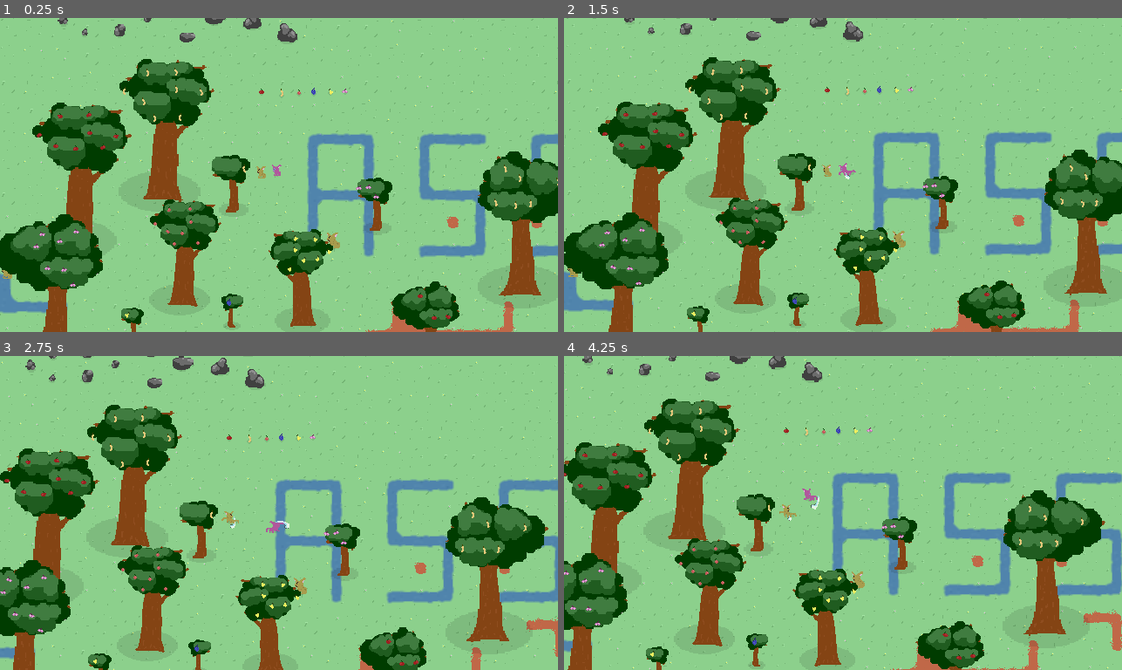
Above: before the commit, frames 1-4 (two rows, left to right).
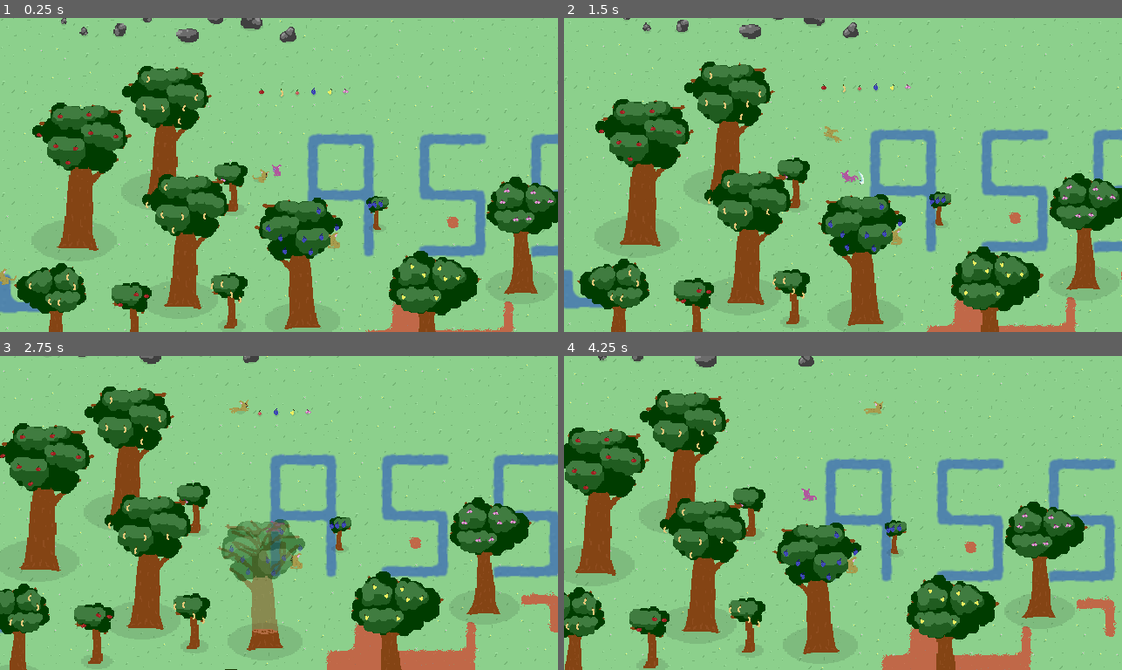
Above: after the commit, the same moments.

Repository: pusio/gamejam-acerola0-aberration
Game: Godot game, scene res://scenes/Game.tscn
The game is run twice, just before and just after one commit, with the same random seed, the same clock (stepped at 60 frames per second) and the same inputs. Sound files missing from this copy of the repository are replaced by a short silence.
Inputs (mouse positions are in pixels of both pictures, inside the frame that each line leads up to):
- Up to frame 1 (0.25 s): no input
- Up to frame 2 (1.5 s): move the mouse to (965, 159) at 0.52 s; press the mouse at (965, 159) at 0.53 s; hold D (right) 0.53-1.28 s; move the mouse to (731, 190) at 1.27 s; release the mouse at (731, 190) at 1.28 s; hold S (down) from 1.28 s (still down); click (731, 190) at 1.35 s
- Up to frame 3 (2.75 s): move the mouse to (334, 443) at 2.02 s; release S (down) at 2.03 s; press the mouse at (334, 443) at 2.03 s; hold D (right) from 2.03 s (still down)
- Up to frame 4 (4.25 s): move the mouse to (815, 575) at 2.77 s; release D (right) at 2.78 s; release the mouse at (815, 575) at 2.78 s; hold W (up) 2.78-3.53 s; click (815, 575) at 2.85 s; move the mouse to (1010, 560) at 3.52 s; press the mouse at (1010, 560) at 3.53 s; hold A (left) from 3.53 s (still down); tap F11 (toggle_fullscreen) at 4.15 s

The runs differ from the first frame. In frame 1, 19% of the frame differs, in the area x 0-100%, y 0-100%; in frame 2, 26%; in frame 3, 38%; in frame 4, 36%.

Commit message:
Slain beasts drop meat, AI avoids cannibalism, added 4 boss buffs, implemented players death

Diff:
--- /dev/null
+++ b/game/objects/audio/Wierd.tscn
@@ -0,0 +1,6 @@
+[gd_scene load_steps=2 format=3 uid="uid://hmc4hwy0xsnp"]
+
+[ext_resource type="AudioStream" uid="uid://bmyiotoxrcd6f" path="res://misc/sound/wierd.wav" id="1_7o6ws"]
+
+[node name="Audio2D" type="AudioStreamPlayer2D"]
+stream = ExtResource("1_7o6ws")
--- /dev/null
+++ b/game/objects/collectables/meat/boar.tscn
@@ -0,0 +1,34 @@
+[gd_scene load_steps=5 format=3 uid="uid://d1ji5onxjrvbd"]
+
+[ext_resource type="Script" path="res://scripts/objects/Food.gd" id="1_pmjur"]
+[ext_resource type="Texture2D" uid="uid://bh4arvj2h0eig" path="res://textures/objects.png" id="2_ayiil"]
+[ext_resource type="Script" path="res://scripts/Unrotate.gd" id="3_ilgra"]
+
+[sub_resource type="CircleShape2D" id="CircleShape2D_2pgvy"]
+radius = 12.0416
+
+[node name="Meat" type="Area2D"]
+script = ExtResource("1_pmjur")
+nutrition = 14
+ownerSpiecies = "boar"
+randomSize = Vector2(0.8, 1.2)
+dropSpread = 50.0
+
+[node name="Sprite" type="Sprite2D" parent="."]
+texture = ExtResource("2_ayiil")
+centered = false
+offset = Vector2(-10, -7)
+region_enabled = true
+region_rect = Rect2(123, 236, 19, 12)
+
+[node name="-Shadow" type="Sprite2D" parent="."]
+z_index = -10
+position = Vector2(0, 1)
+scale = Vector2(1.5, 1)
+texture = ExtResource("2_ayiil")
+region_enabled = true
+region_rect = Rect2(52, 7, 12, 12)
+script = ExtResource("3_ilgra")
+
+[node name="Collision" type="CollisionShape2D" parent="."]
+shape = SubResource("CircleShape2D_2pgvy")
--- /dev/null
+++ b/game/objects/collectables/meat/ocelot.tscn
@@ -0,0 +1,34 @@
+[gd_scene load_steps=5 format=3 uid="uid://c88qtp1fsyy6"]
+
+[ext_resource type="Script" path="res://scripts/objects/Food.gd" id="1_ohe8x"]
+[ext_resource type="Texture2D" uid="uid://bh4arvj2h0eig" path="res://textures/objects.png" id="2_8m0kg"]
+[ext_resource type="Script" path="res://scripts/Unrotate.gd" id="3_3eebd"]
+
+[sub_resource type="CircleShape2D" id="CircleShape2D_2pgvy"]
+radius = 8.0
+
+[node name="Meat" type="Area2D"]
+script = ExtResource("1_ohe8x")
+nutrition = 7
+ownerSpiecies = "ocelot"
+randomSize = Vector2(0.8, 1.2)
+dropSpread = 50.0
+
+[node name="Sprite" type="Sprite2D" parent="."]
+texture = ExtResource("2_8m0kg")
+centered = false
+offset = Vector2(-4, -5)
+region_enabled = true
+region_rect = Rect2(130, 278, 9, 11)
+
+[node name="-Shadow" type="Sprite2D" parent="."]
+z_index = -10
+position = Vector2(0, 1)
+scale = Vector2(1.2, 1)
+texture = ExtResource("2_8m0kg")
+region_enabled = true
+region_rect = Rect2(37, 9, 10, 10)
+script = ExtResource("3_3eebd")
+
+[node name="Collision" type="CollisionShape2D" parent="."]
+shape = SubResource("CircleShape2D_2pgvy")
--- /dev/null
+++ b/game/objects/collectables/meat/snake.tscn
@@ -0,0 +1,34 @@
+[gd_scene load_steps=5 format=3 uid="uid://kffj1rgpulqe"]
+
+[ext_resource type="Script" path="res://scripts/objects/Food.gd" id="1_kego1"]
+[ext_resource type="Texture2D" uid="uid://bh4arvj2h0eig" path="res://textures/objects.png" id="2_t8yxf"]
+[ext_resource type="Script" path="res://scripts/Unrotate.gd" id="3_at473"]
+
+[sub_resource type="CircleShape2D" id="CircleShape2D_2pgvy"]
+radius = 8.0
+
+[node name="Meat" type="Area2D"]
+script = ExtResource("1_kego1")
+nutrition = 11
+ownerSpiecies = "snake"
+randomSize = Vector2(0.8, 1.2)
+dropSpread = 50.0
+
+[node name="Sprite" type="Sprite2D" parent="."]
+texture = ExtResource("2_t8yxf")
+centered = false
+offset = Vector2(-10, -5)
+region_enabled = true
+region_rect = Rect2(125, 297, 21, 11)
+
+[node name="-Shadow" type="Sprite2D" parent="."]
+z_index = -10
+position = Vector2(0, 1)
+scale = Vector2(2, 1)
+texture = ExtResource("2_t8yxf")
+region_enabled = true
+region_rect = Rect2(37, 9, 10, 10)
+script = ExtResource("3_at473")
+
+[node name="Collision" type="CollisionShape2D" parent="."]
+shape = SubResource("CircleShape2D_2pgvy")
--- /dev/null
+++ b/game/objects/collectables/meat/spider.tscn
@@ -0,0 +1,34 @@
+[gd_scene load_steps=5 format=3 uid="uid://b6qf224dd8ugs"]
+
+[ext_resource type="Script" path="res://scripts/objects/Food.gd" id="1_ptc5a"]
+[ext_resource type="Texture2D" uid="uid://bh4arvj2h0eig" path="res://textures/objects.png" id="2_vswnv"]
+[ext_resource type="Script" path="res://scripts/Unrotate.gd" id="3_2j44k"]
+
+[sub_resource type="CircleShape2D" id="CircleShape2D_2pgvy"]
+radius = 8.0
+
+[node name="Meat" type="Area2D"]
+script = ExtResource("1_ptc5a")
+nutrition = 9
+ownerSpiecies = "spider"
+randomSize = Vector2(0.8, 1.2)
+dropSpread = 50.0
+
+[node name="Sprite" type="Sprite2D" parent="."]
+texture = ExtResource("2_vswnv")
+centered = false
+offset = Vector2(-8, -7)
+region_enabled = true
+region_rect = Rect2(129, 256, 16, 14)
+
+[node name="-Shadow" type="Sprite2D" parent="."]
+z_index = -10
+position = Vector2(0, 1)
+scale = Vector2(1.5, 1)
+texture = ExtResource("2_vswnv")
+region_enabled = true
+region_rect = Rect2(37, 9, 10, 10)
+script = ExtResource("3_2j44k")
+
+[node name="Collision" type="CollisionShape2D" parent="."]
+shape = SubResource("CircleShape2D_2pgvy")
--- a/game/objects/destroyable/TreeBig.tscn
+++ b/game/objects/destroyable/TreeBig.tscn
@@ -14,8 +14,8 @@
 height = 32.0
 
 [sub_resource type="CapsuleShape2D" id="CapsuleShape2D_nl088"]
-radius = 47.0
-height = 124.0
+radius = 60.0
+height = 134.0
 
 [node name="Tree" type="RigidBody2D"]
 mass = 1000.0
--- a/game/objects/destroyable/TreeMedium.tscn
+++ b/game/objects/destroyable/TreeMedium.tscn
@@ -14,8 +14,8 @@
 height = 32.0
 
 [sub_resource type="CapsuleShape2D" id="CapsuleShape2D_y4fox"]
-radius = 41.0
-height = 124.0
+radius = 56.0
+height = 126.0
 
 [node name="Tree" type="RigidBody2D"]
 mass = 700.0
--- a/game/objects/destroyable/TreeSmall.tscn
+++ b/game/objects/destroyable/TreeSmall.tscn
@@ -15,8 +15,8 @@
 height = 10.0
 
 [sub_resource type="CapsuleShape2D" id="CapsuleShape2D_y4fox"]
-radius = 18.0
-height = 48.0
+radius = 22.0
+height = 50.0
 
 [node name="Tree" type="RigidBody2D"]
 mass = 200.0
--- a/game/objects/projectiles/BasicAttack.tscn
+++ b/game/objects/projectiles/BasicAttack.tscn
@@ -4,14 +4,14 @@
 [ext_resource type="Texture2D" uid="uid://bh4arvj2h0eig" path="res://textures/objects.png" id="2_82qht"]
 
 [sub_resource type="CapsuleShape2D" id="CapsuleShape2D_2bq7u"]
-radius = 9.0
-height = 36.0
+radius = 11.3963
+height = 46.0514
 
 [node name="Projectile" type="Area2D"]
 y_sort_enabled = true
 script = ExtResource("1_a0wws")
-timeToLive = 0.4
-speed = 150.0
+timeToLive = 0.45
+speed = 160.0
 
 [node name="Sprite" type="Sprite2D" parent="."]
 self_modulate = Color(1, 1, 1, 0.784314)
--- a/game/scenes/Global.tscn
+++ b/game/scenes/Global.tscn
@@ -1,13 +1,22 @@
 [gd_scene load_steps=3 format=3 uid="uid://dm5xv044sri6y"]
 
-[ext_resource type="Script" path="res://scripts/GlobalShortcuts.gd" id="1_gwgwt"]
+[ext_resource type="Script" path="res://scripts/Global.gd" id="1_gwgwt"]
 [ext_resource type="AudioStream" uid="uid://b2i5tq8qkygo2" path="res://misc/music/forest.ogg" id="2_ofyn4"]
 
-[node name="Global" type="Node2D"]
-
-[node name="GlobalShortcuts" type="Node" parent="."]
+[node name="Global" type="Node2D" node_paths=PackedStringArray("fadeBlock")]
 script = ExtResource("1_gwgwt")
+fadeBlock = NodePath("CanvasLayer/FadeBlock")
 
 [node name="AudioStreamPlayer" type="AudioStreamPlayer" parent="."]
 stream = ExtResource("2_ofyn4")
 autoplay = true
+
+[node name="CanvasLayer" type="CanvasLayer" parent="."]
+
+[node name="FadeBlock" type="ColorRect" parent="CanvasLayer"]
+anchors_preset = 15
+anchor_right = 1.0
+anchor_bottom = 1.0
+grow_horizontal = 2
+grow_vertical = 2
+color = Color(0, 0, 0, 1)
--- a/game/scripts/AttackProjectile.gd
+++ b/game/scripts/AttackProjectile.gd
@@ -24,7 +24,8 @@
 	exclude = []
 	source = src
 	parentVelocity = vel
-	speed *= srcSize
+	if srcSize > 1.0:
+		speed *= srcSize
 	for ex in excl:
 		exclude.append(ex)
 	get_tree().create_timer(timeToLive).connect("timeout", queue_free)
--- /dev/null
+++ b/game/scripts/Global.gd
@@ -0,0 +1,53 @@
+extends Node
+
+@export var fadeBlock: ColorRect
+
+var deaths: int = 0
+var momoDefeated: bool = false
+var boarisDefeated: bool = false
+var sneksquikDefeated: bool = false
+var websterDefeated: bool = false
+
+func _ready() -> void:
+	# toggle_fullscreen()
+	fadeBlock.visible = false
+	return
+
+
+func _process(_delta: float) -> void:
+	if Input.is_action_just_pressed("quit_game"):
+		quit()
+	if Input.is_action_just_pressed("toggle_fullscreen"):
+		toggle_fullscreen()
+	return
+
+
+# https://docs.godotengine.org/en/stable/tutorials/inputs/handling_quit_requests.html#quitting
+func quit() -> void:
+	get_tree().root.propagate_notification(NOTIFICATION_WM_CLOSE_REQUEST)
+	get_tree().quit()
+	return
+
+
+func toggle_fullscreen() -> void:
+	if DisplayServer.window_get_mode() == DisplayServer.WINDOW_MODE_FULLSCREEN:
+		DisplayServer.window_set_mode(DisplayServer.WINDOW_MODE_WINDOWED)
+	else:
+		DisplayServer.window_set_mode(DisplayServer.WINDOW_MODE_FULLSCREEN)
+	return
+
+
+func die() -> void:
+	deaths += 1
+	await Tools.wait(self, 1.0)
+	fadeBlock.visible = true
+	fadeBlock.color = Color(0, 0, 0, 0)
+	create_tween().set_ease(Tween.EASE_OUT).set_trans(Tween.TRANS_SINE).tween_property(fadeBlock, "color", Color(0, 0, 0, 1), 1.0)
+	await Tools.wait(self, 1.5)
+	get_tree().change_scene_to_file("res://scenes/Game.tscn")
+	create_tween().set_ease(Tween.EASE_OUT).set_trans(Tween.TRANS_SINE).tween_property(
+		fadeBlock, "color", Color(0, 0, 0, 0), 1.0
+	)
+	await Tools.wait(self, 1.0)
+	fadeBlock.visible = false
+	return
--- a/game/scripts/GlobalShortcuts.gd
+++ /dev/null
@@ -1,29 +0,0 @@
-extends Node
-
-
-func _ready() -> void:
-	# toggle_fullscreen()
-	return
-
-
-func _process(_delta: float) -> void:
-	if Input.is_action_just_pressed("quit_game"):
-		quit()
-	if Input.is_action_just_pressed("toggle_fullscreen"):
-		toggle_fullscreen()
-	return
-
-
-# https://docs.godotengine.org/en/stable/tutorials/inputs/handling_quit_requests.html#quitting
-func quit() -> void:
-	get_tree().root.propagate_notification(NOTIFICATION_WM_CLOSE_REQUEST)
-	get_tree().quit()
-	return
-
-
-func toggle_fullscreen() -> void:
-	if DisplayServer.window_get_mode() == DisplayServer.WINDOW_MODE_FULLSCREEN:
-		DisplayServer.window_set_mode(DisplayServer.WINDOW_MODE_WINDOWED)
-	else:
-		DisplayServer.window_set_mode(DisplayServer.WINDOW_MODE_FULLSCREEN)
-	return
--- a/game/scripts/Player.gd
+++ b/game/scripts/Player.gd
@@ -20,7 +20,9 @@
 	spieciesController.hunger = 50
 	spieciesController.updateFace()
 	# audio listener
-	var audioListener: AudioListener2D = preload("res://objects/audio/AudioListener.tscn").instantiate()
+	var audioListener: AudioListener2D = (
+		preload("res://objects/audio/AudioListener.tscn").instantiate()
+	)
 	add_child(audioListener)
 	audioListener.make_current()
 	# texture
@@ -41,10 +43,34 @@
 
 
 func eatFood(nutrition: int) -> void:
-	spieciesController.hunger = spieciesController.hunger + nutrition
+	var nutriMulti: float = 1.0
+	if Global.sneksquikDefeated:
+		nutriMulti = 2.0
+	spieciesController.hunger = spieciesController.hunger + roundi(nutrition * nutriMulti)
 	return
 
 
 func onHit(damage: float, _attacker) -> void:
-	print(name, "hit", damage)
+	if Global.boarisDefeated:
+		spieciesController.health -= damage * 0.5
+	else:
+		spieciesController.health -= damage
+	spieciesController.virtual_showEmotion(Spiecies.Emotion.Cry)
+	if spieciesController.health <= 0:
+		var fxTscn = preload("res://objects/fx/RedBig.tscn")
+		var fx = fxTscn.instantiate()
+		Tools.getRoot(self).add_child(fx)
+		fx.global_position = self.global_position
+		queue_free()
+		Tools.playSound(self, "Death", Tools.sizeToPitch(spieciesController.size))
+		Global.die()
+	else:
+		var fxTscn = preload("res://objects/fx/RedSmall.tscn")
+		var fx = fxTscn.instantiate()
+		Tools.getRoot(self).add_child(fx)
+		fx.global_position = self.global_position
+		modulate = Color(1, 0, 0, 1)
+		var tween = create_tween()
+		tween.tween_property(self, "modulate", Color(1, 1, 1, 1), 0.2)
+		Tools.playSound(self, "Thump", Tools.sizeToPitch(spieciesController.size))
 	return
--- a/game/scripts/PlayerSpawnPoint.gd
+++ b/game/scripts/PlayerSpawnPoint.gd
@@ -6,6 +6,8 @@
 
 
 func _ready() -> void:
+	if Global.deaths > 0:
+		Tools.playSound(self, "Wierd", clampf(1.2 - Global.deaths * 0.01, 0.75, 1.2))
 	# setup player
 	var player = playerSpiecies.instantiate()
 	get_parent().call_deferred("add_child", player)
--- a/game/scripts/ai/BeastAI.gd
+++ b/game/scripts/ai/BeastAI.gd
@@ -114,6 +114,9 @@
 	# look for food
 	for area in sightArea.get_overlapping_areas():
 		if area is Food && (area as Food).isOnGround:
+			# not interested in meat of my own spiecies
+			if (area as Food).ownerSpiecies == spieciesController.familyGroupTag:
+				continue
 			foodToFollow = area
 			logicBusy = false
 			return
@@ -243,10 +246,22 @@
 	if spieciesController.health <= 0:
 		var fxTscn = preload("res://objects/fx/RedBig.tscn")
 		var fx = fxTscn.instantiate()
-		Tools.getRoot(self).add_child(fx)
+		var root = Tools.getRoot(self)
+		root.add_child(fx)
 		fx.global_position = self.global_position
-		queue_free()
 		Tools.playSound(self, "Death", Tools.sizeToPitch(spieciesController.size))
+		var meatTscn = load(
+			"res://objects/collectables/meat/%s.tscn" % spieciesController.familyGroupTag
+		)
+		var meatCount = roundi(spieciesController.size / 0.1725)
+		for i in range(meatCount):
+			var meat = meatTscn.instantiate()
+			root.add_child(meat)
+			meat.global_position = global_position
+			meat.call_deferred("notCollectableYet")
+			meat.call_deferred("dropFromBody")
+			pass
+		call_deferred("queue_free")
 	else:
 		var fxTscn = preload("res://objects/fx/RedSmall.tscn")
 		var fx = fxTscn.instantiate()
--- a/game/scripts/creatures/Ocelot.gd
+++ b/game/scripts/creatures/Ocelot.gd
@@ -22,6 +22,7 @@
 var isEmoting: bool = false
 var attackVector: Vector2
 var hungerTick: float = 5
+var isAttackOnCooldown: bool = false
 
 
 func _init() -> void:
@@ -135,15 +136,24 @@
 # triggered by animation
 func attack_end() -> void:
 	isAttacking = false
+	var attackCooldown: float = randf_range(0.3, 0.35)
+	if mainBody is Player && Global.websterDefeated:
+		attackCooldown = 0.0
+	if attackCooldown > 0.0:
+		await Tools.wait(self, attackCooldown)
+	isAttackOnCooldown = false
 	return
 
 
 func virtual_attack(vector: Vector2) -> void:
+	bodyAP.speed_scale = (bodyAP.speed_scale + 1.5) / 2.0
+	if isAttackOnCooldown:
+		return
 	if !isAttacking:
 		attackVector = vector
 	isAttacking = true
+	isAttackOnCooldown = true
 	isJumping = false
-	bodyAP.speed_scale = (bodyAP.speed_scale + 1.5) / 2.0
 	return
 
 
@@ -212,7 +222,7 @@
 	var mood: int = floor((clampi(hunger, 0, 100) + health100) / 2.0)
 	if hunger <= 20:
 		mouthAP.play("open")
-	elif mood >= 95:
+	elif mood >= 95 && !mainBody is Player:
 		mouthAP.play("smile")
 	else:
 		mouthAP.play("normal")
@@ -220,7 +230,7 @@
 	if health100 == 100:
 		eyesAP.play("normal")
 	elif health100 > 80:
-		if mood >= 50:
+		if mood >= 50 && !mainBody is Player:
 			eyesAP.play("mad")
 		else:
 			eyesAP.play("normal")
@@ -259,10 +269,20 @@
 		hunger -= 1
 		health = clamp(health + 0.05 * maxHealth, 0, maxHealth)
 	# grow if well fed
-	if hunger > 80 && size < 1.0:
-		setSize(clampf(size + 0.01, 0.5, 1.0))
+	var maxGrowthSize = 1.0
+	if mainBody is Player && Global.momoDefeated:
+		maxGrowthSize = 2.0
+	if hunger > 80 && size < maxGrowthSize:
+		var growthValue = 0.015
+		if mainBody is Player && Global.momoDefeated:
+			growthValue *= 2
+		setSize(clampf(size + growthValue, 0.5, maxGrowthSize))
 		hunger -= 4
 	# faster decay if overfed
 	if hunger > 100:
-		hunger -= roundi(0.1 * (hunger - 100))
-	return
+		var overfedValue: float = 1 + 0.1 * (hunger - 100)
+		hunger -= roundi(overfedValue)
+		# player heals by overeating
+		if mainBody is Player:
+			health = clamp(health + overfedValue, 0, maxHealth)
+	return
--- a/game/scripts/objects/Food.gd
+++ b/game/scripts/objects/Food.gd
@@ -2,6 +2,9 @@
 class_name Food
 
 @export var nutrition: int
+@export var ownerSpiecies: String
+@export var randomSize: Vector2 = Vector2(1.0, 1.0)
+@export var dropSpread: float = 5
 @onready var collision: CollisionShape2D = $Collision
 @onready var sprite: Sprite2D = $Sprite
 @onready var shadow: Sprite2D = $"-Shadow"
@@ -13,11 +16,19 @@
 	type = CollectableType.Food
 	if randi_range(0, 1) == 1:
 		scale.x *= -1
+	var size: float = randf_range(randomSize.x, randomSize.y)
+	nutrition = roundi(nutrition * size)
+	scale *= size
 	return
 
 
 # override
 func virtual_onPickup(body: Node2D) -> void:
+	# cant eat own spiecies (ai only)
+	if body is BeastAI:
+		var beast = body as BeastAI
+		if beast.spieciesController.familyGroupTag == ownerSpiecies:
+			return
 	if body.has_method("eatFood"):
 		Tools.playSound(body, "Eat", Tools.sizeToPitch(nutrition / 4.0))
 		body.eatFood(nutrition)
@@ -49,8 +60,28 @@
 	tween.set_trans(Tween.TRANS_BOUNCE)
 	var fallHeight = height * randf_range(0.8, 1.2)
 	var fallDuration: float = min(abs(fallHeight), 20.0) / 20.0
-	var randomPosition = Vector2(randf_range(-10, 10), fallHeight)
+	var randomPosition = Vector2(
+		randf_range(-10, 10) + randf_range(-dropSpread, dropSpread),
+		fallHeight + randf_range(-dropSpread / 2.0, dropSpread / 2.0)
+	)
 	tween.tween_property(self, "global_position", pos + randomPosition, fallDuration)
+	await tween.finished
+	collision.disabled = false
+	shadow.visible = true
+
+
+func dropFromBody() -> void:
+	if isOnGround:
+		return
+	isOnGround = true
+	var tween = create_tween()
+	tween.set_ease(Tween.EASE_OUT)
+	tween.set_trans(Tween.TRANS_QUINT)
+	var fallDuration: float = randf_range(0.3, 0.5)
+	var randomPosition = Vector2(
+		randf_range(-dropSpread, dropSpread), randf_range(-dropSpread / 2.0, dropSpread / 2.0)
+	)
+	tween.tween_property(self, "global_position", global_position + randomPosition, fallDuration)
 	await tween.finished
 	collision.disabled = false
 	shadow.visible = true
Not shown, changed: game/mvp.txt
Binary file changed: game/textures/objects.png
Not shown, changed: assets/aseprite/objects.aseprite
